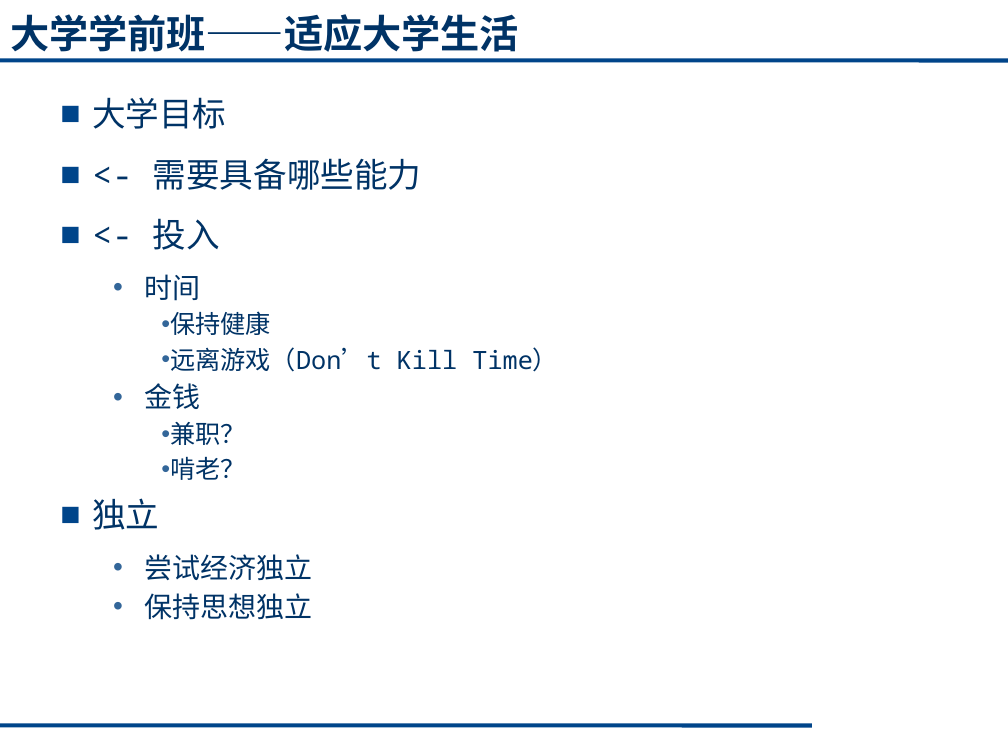
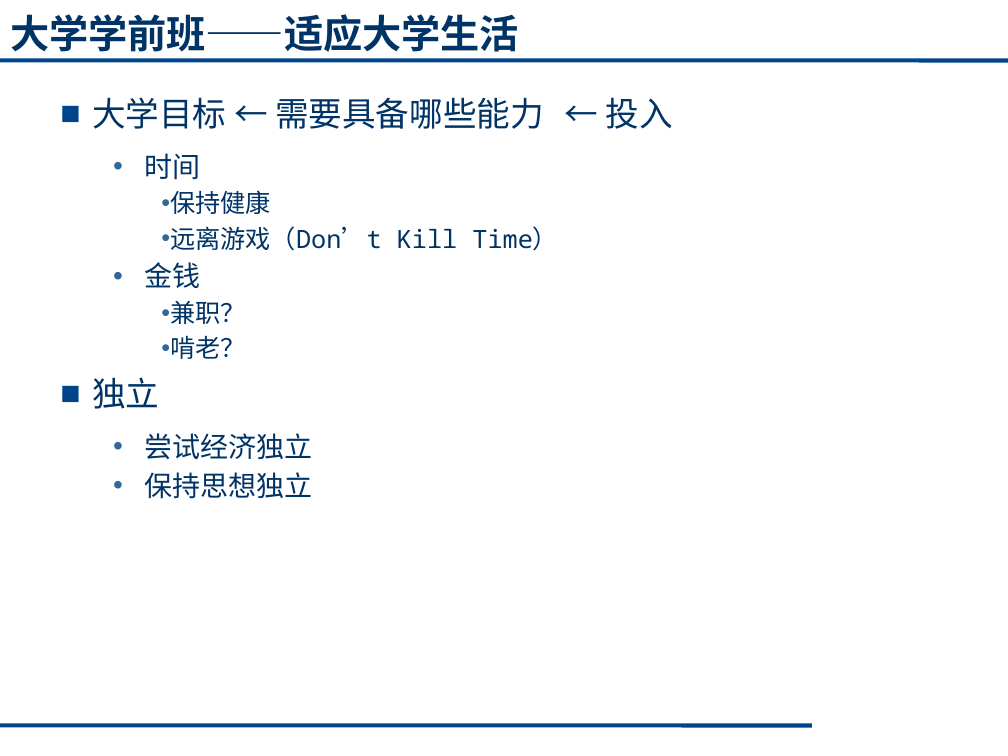
Before and after one commit to cugwhp/OOPCPP, a slide deck: slide 11 of 02. PPT/Fall/C++_绪论1.pptx (slide 13 before the commit). Drawn at 1008x756 pixels with LibreOffice and Linux fonts; fonts in the diff are those of the drawing. Boxes give left, top, right and bottom in pixels: in the first picture for what was removed or moved away, otherwise in the second. Text is boxed around its words. In the diff, an @@ line names an element or a change of style, - is before the commit and + after.

```diff
--- a/02. PPT/Fall/C++_绪论1.pptx
+++ b/02. PPT/Fall/C++_绪论1.pptx
@@ text at box(92, 97, 673, 129): text changed @@
-■ 大学目标
-■ <- 需要具备哪些能力
-■ <- 投入
+■ 大学目标 ← 需要具备哪些能力 ← 投入
```
Also in this commit, not shown: 8 other slides changed, 2 slides added, 3 slides removed, 1 other file.
